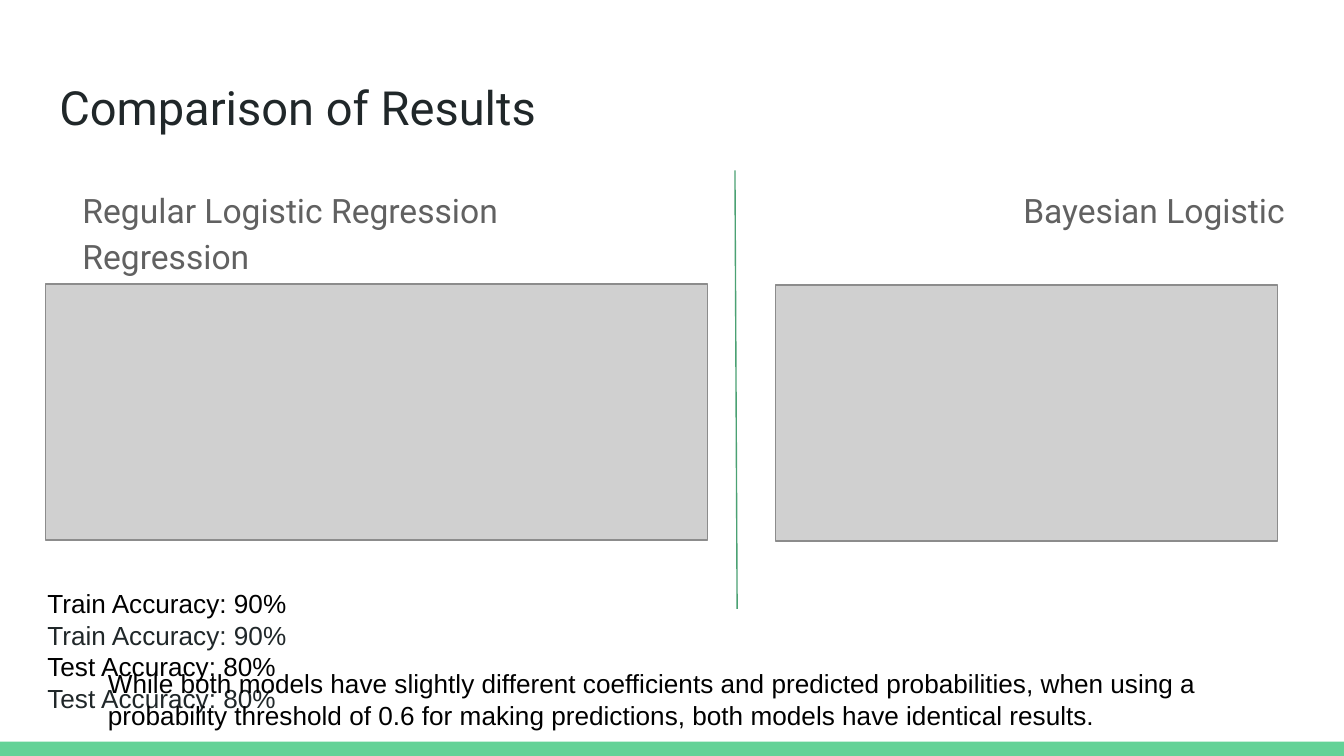
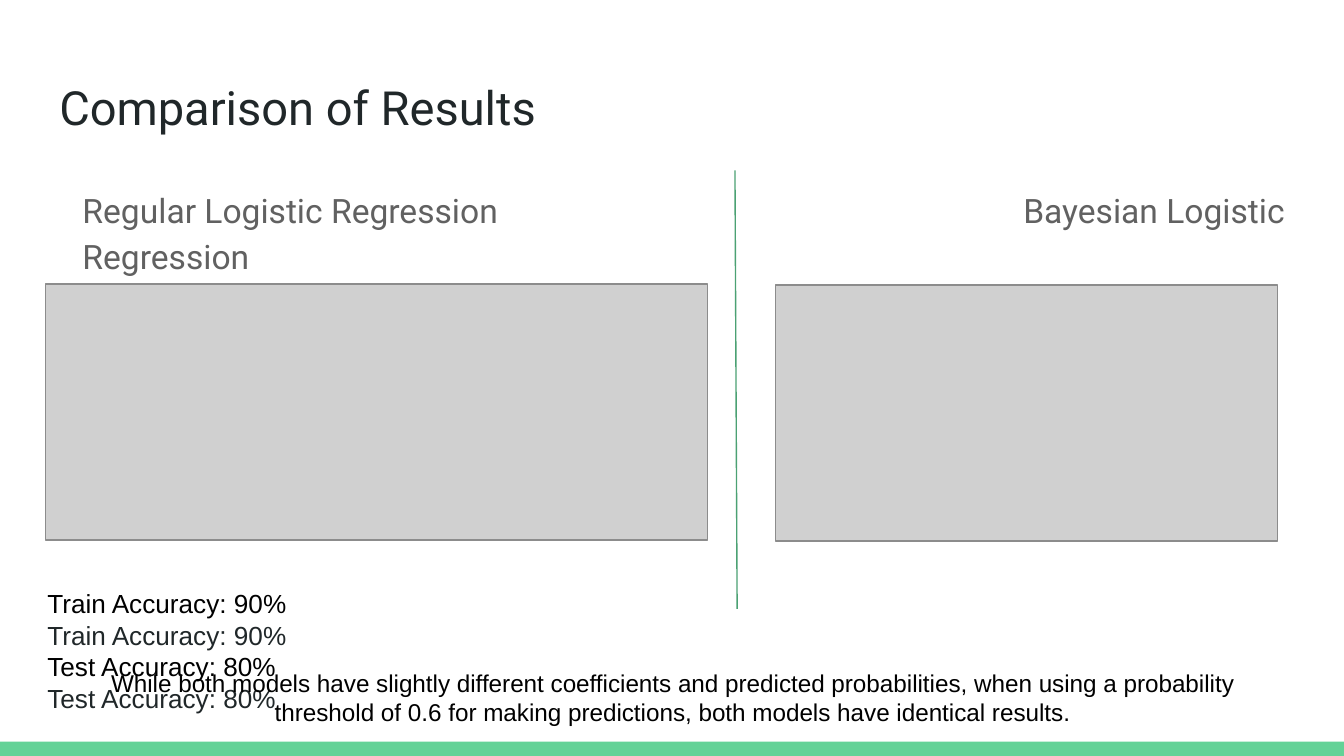
Before and after one commit to thomasfitzgerald87/Stat_Final_Project_Fall_2022, a slide deck: slide 9 of Final Project Presentation.pptx (slide 11 before the commit). Drawn at 1344x756 pixels with LibreOffice and Linux fonts; fonts in the diff are those of the drawing; grey boxes stand for pictures. Boxes give left, top, right and bottom in pixels: in the first picture for what was removed or moved away, otherwise in the second. Text is boxed around its words. In the diff, an @@ line names an element or a change of style, - is before the commit and + after.

```diff
--- a/Final Project Presentation.pptx
+++ b/Final Project Presentation.pptx
@@ text "While both models have slightly ..." at (111, 672, 1234, 726): size 14 to 13 pt; alignment left to centre @@
```
Also in this commit, not shown: 1 other slide changed, 2 slides removed.
